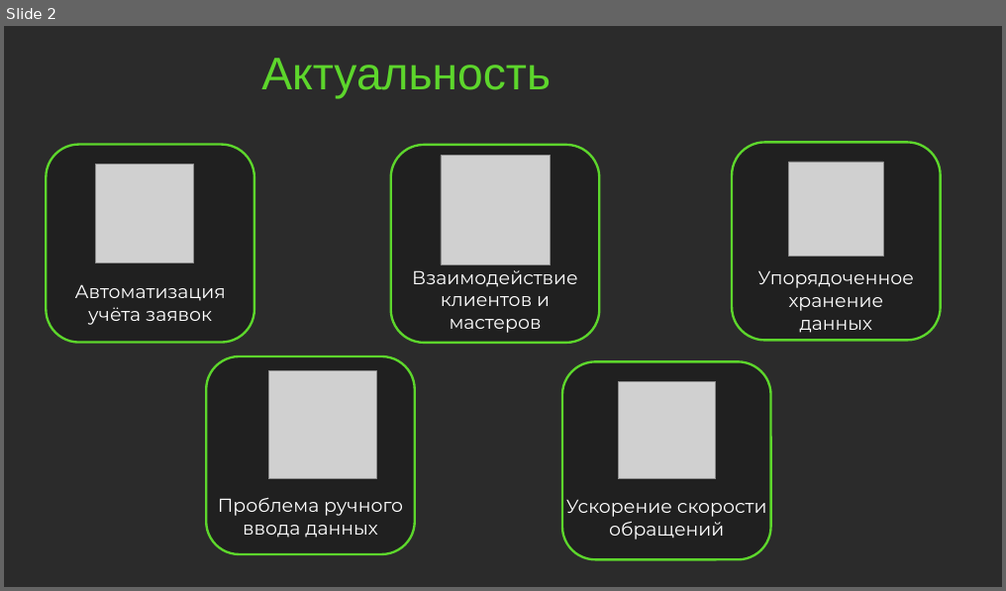
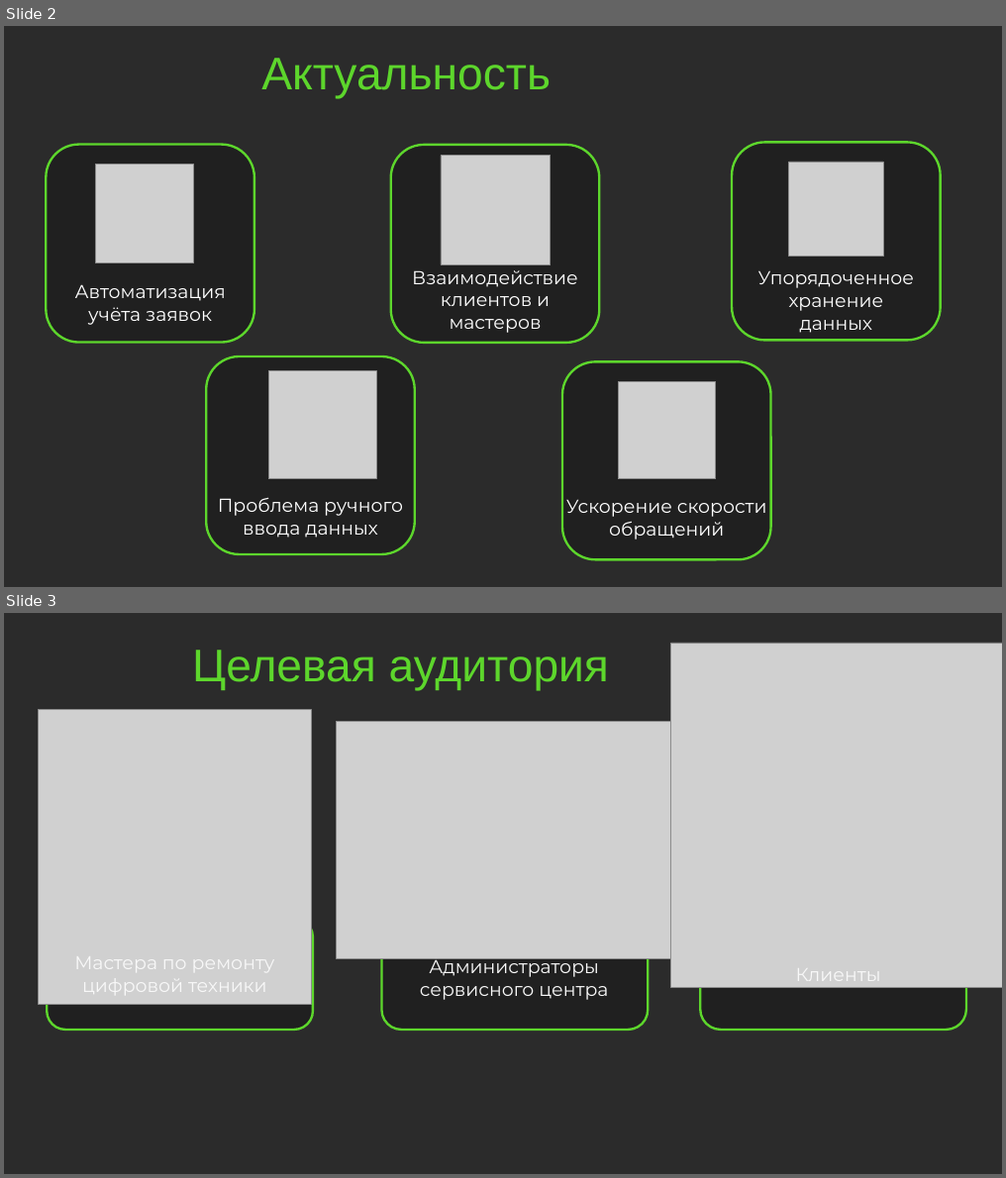
Before and after one commit to amadesya/CourseProject, a slide deck: Документация/Разработка подсистемы СмартФикс.pptx. Shown one above the other, each under a label of ours: slide 2 before the commit, slides 2 and 3 after it. The pictures are 1006x591 and 1006x1178 pixels, drawn with LibreOffice and Linux fonts; fonts in the diff are those of the drawing; grey boxes stand for pictures; background and template pictures are left out; a plain dark background stands for a picture behind light text. Boxes give left, top, right and bottom in pixels: in the first picture for what was removed or moved away, otherwise in the second. Text is boxed around its words. In the diff, an @@ line names an element or a change of style, - is before the commit and + after.

```diff
--- a/Документация/Разработка подсистемы СмартФикс.pptx
+++ b/Документация/Разработка подсистемы СмартФикс.pptx
@@ slide 3 added at (4,613,1002,1174), background picture (left out) @@
@@ title added at (192,650,609,691), 44 pt, text #5DD62C @@
+Целевая аудитория
@@ picture added at (671,643,1002,988) @@
@@ picture added at (39,710,311,1004) @@
@@ picture added at (337,722,693,959) @@
@@ rounded rectangle added at (700,909,966,1030), fill #202020, outline #5DD62C 2.25 pt @@
@@ rounded rectangle added at (47,919,313,1030), fill #202020, outline #5DD62C 2.25 pt @@
@@ rounded rectangle added at (382,912,648,1030), fill #202020, outline #5DD62C 2.25 pt @@
@@ text added at (74,950,275,997), 18 pt, text #F8F8F8 @@
+Мастера по ремонту цифровой техники
@@ text added at (420,956,608,1000), 18 pt, text #F8F8F8 @@
+Администраторы
+сервисного центра
@@ text added at (796,960,881,986), 18 pt, text #F8F8F8 @@
+Клиенты
```
Also in this commit, not shown: 7 slides changed, 1 slide removed.
